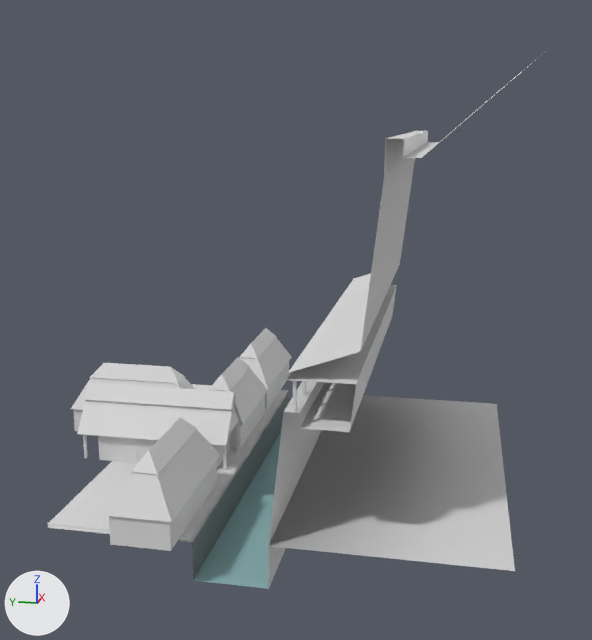
The OBJ model assets/stl_export/11cc.obj: old version first, new version second.
One viewpoint serves both versions: a camera (50 mm lens) standing at (-60.5, -10.9, 26.1) and looking at (1.0, 1.4, 10.7). Lighting does not change. The marker at lower left points along +X, +Y and +Z. The first picture is the older version. Where no turn or scale is listed for an object, it has been applied to the vertices. Vertices at exactly the same position are counted once.

Names of what the first picture shows: '11cc'.
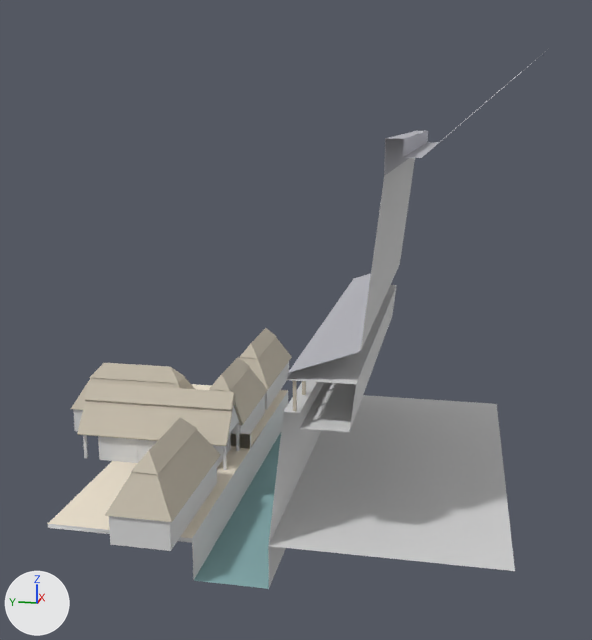
What changed in the scene script:
```text
Add mat_cortyard:
    mat_cortyard = principled_material('cortyard')
    mat_cortyard.base_color = (0.878, 0.792, 0.651)  # pale yellow #f1e6d3
    mat_cortyard.roughness = 1.0
Add mat_straw:
    mat_straw = principled_material('straw')
    mat_straw.base_color = (0.569, 0.514, 0.42)  # light grey #c7bead
    mat_straw.roughness = 1.0
Add mat_castleroof:
    mat_castleroof = principled_material('castleRoof')
    mat_castleroof.base_color = (0.471, 0.471, 0.51)  # grey #b7b7bd
    mat_castleroof.roughness = 1.0
Change me_11cc:
    used by ob_11cc; location = (0.0, 0.0, 0.0)
    remove me_11cc.from_pydata(...)  # 376 vertices, 548 faces; spans x -16.9..19.7, y -15.0..20.9, z -3.0..29.6
    add me_11cc.from_pydata(...)  # 388 vertices, 578 faces; spans x -16.9..19.7, y -15.0..20.9, z -3.0..29.6
    me_11cc part 1
    5 faces are deleted
    12 vertices are added at x -0.2..0.2, y 0.0..15.0, z 0.0..1.2
    20 new faces join them, mat_cortyard (pale yellow #f1e6d3)
    15 new faces join them, mat_default (light grey #dadada)
    me_11cc part 2: 14 faces spanning x -15.0..15.0, y -15.0..-1.2, z 11.0..29.6 switch from mat_default (light grey #dadada) to mat_castleroof (grey #b7b7bd)
    me_11cc part 3: 232 faces spanning x -16.9..19.7, y -1.7..20.9, z 2.0..11.0 switch from mat_default (light grey #dadada) to mat_straw (light grey #c7bead)
    add me_11cc.materials.append(mat_cortyard)  # pale yellow #f1e6d3
```

Pixel boxes [x1, y1, x2, y2] of what changed, in the pictures (592 x 640 px):
part 1 of me_11cc, built on
    both: [48, 384, 496, 579]
part 2 of me_11cc, recoloured
    both: [287, 71, 522, 379]
part 3 of me_11cc, recoloured
    both: [71, 328, 306, 522]
